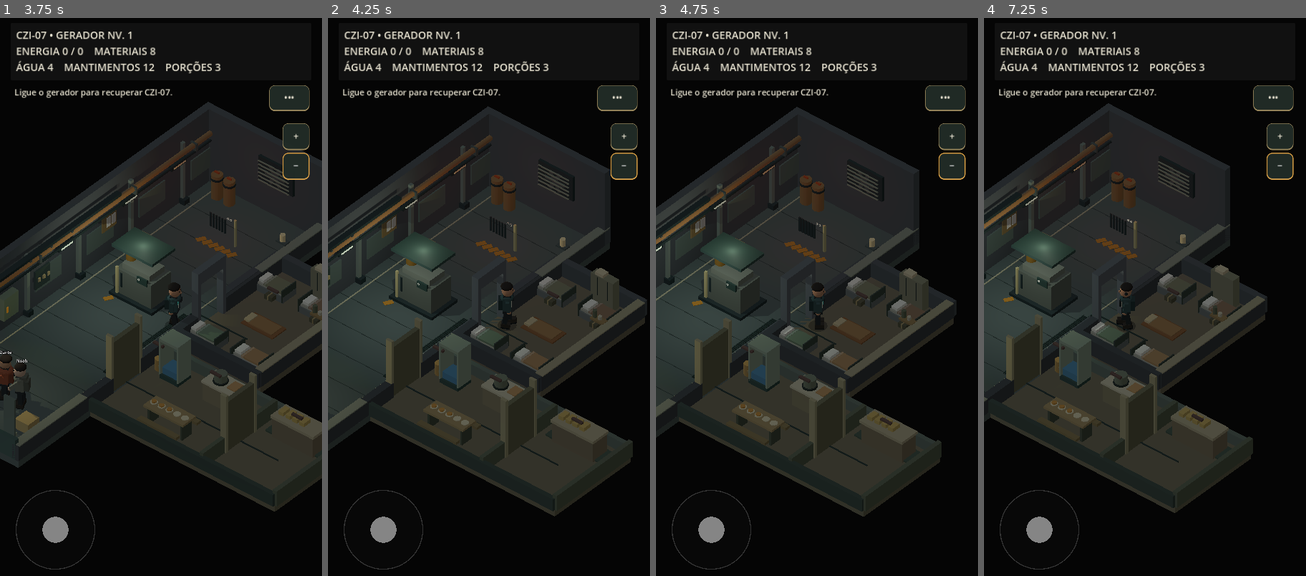
Above: before the commit, frames 1-4 (left to right).
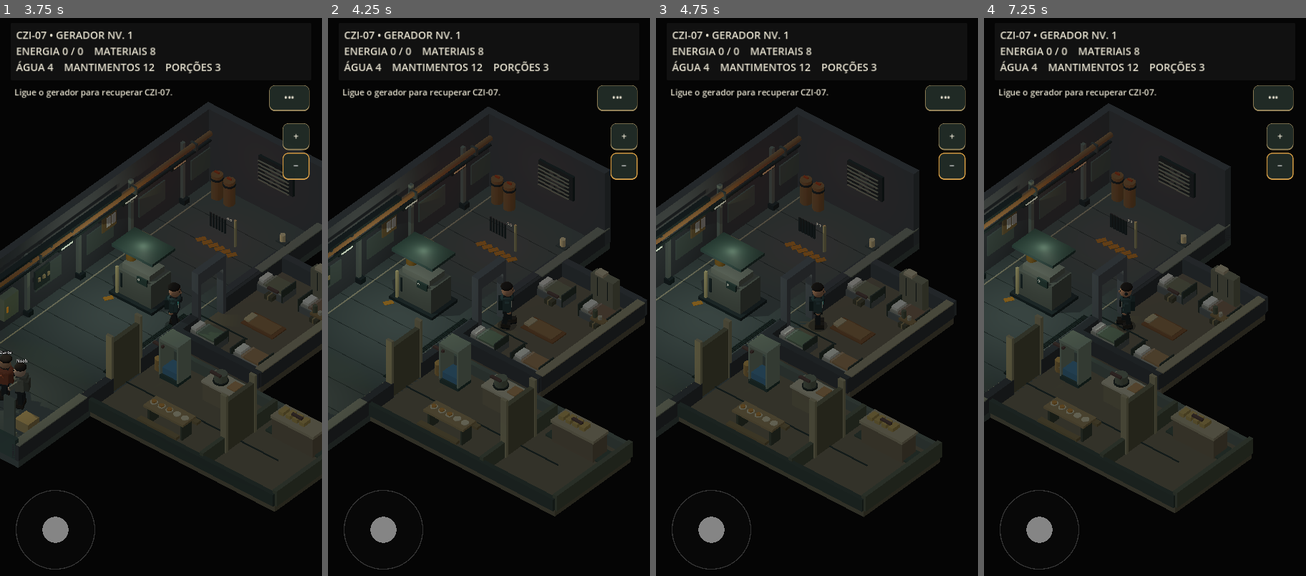
Above: after the commit, the same moments.

Repository: Surgaj/Protocol-Zero
Game: Godot game, scene res://scenes/base/base_entry.tscn
Same seed, same stepped clock (60 frames per second), same inputs: the game is played once before the commit and once after it.
Inputs (mouse positions are in pixels of both pictures, inside the frame that each line leads up to):
- Up to frame 1 (3.75 s): click "•••" at 0.5 s; click "SALVAR AGORA" at 1.25 s; click "+" at 2 s; click "−" at 2.75 s; move the mouse to (231, 269) at 3.52 s; hold D (move_right) from 3.53 s (still down); click (231, 269) at 3.67 s
- Up to frame 2 (4.25 s): keep holding D (move_right)
- Up to frame 3 (4.75 s): release D (move_right) at 4.25 s; drag from (752, 324) to (800, 414) at 4.27 s
- Up to frame 4 (7.25 s): move the mouse to (1177, 174) at 5.02 s; hold D (move_right) 5.03-5.75 s; drag from (1128, 414) to (1048, 213) at 5.77 s; move the mouse to (1241, 386) at 6.52 s; hold A (move_left) from 6.53 s (still down)

Frame 1 is identical in both runs. In frame 2, 0.3% of the frame differs, in the area x 0-99%, y 15-90%; in frame 3, 0.4%; in frame 4, 0.6%, in the area x 0-88%, y 15-89%.

Commit message:
fix: exclude moving player from navigation bake and preserve prologue handoff

Diff:
--- a/godot/scripts/base/base_controller.gd
+++ b/godot/scripts/base/base_controller.gd
@@ -70,7 +70,7 @@
 	refresh_world()
 	await get_tree().physics_frame
 	await get_tree().physics_frame
-	navigation.rebuild(get_world_3d())
+	navigation.rebuild(get_world_3d(), [player.get_rid()])
 	_restore_player()
 	for i: int in range(CoreState.IDS.size()):
 		var id: String = CoreState.IDS[i]
@@ -143,6 +143,13 @@
 		(label as Label3D).visible = false
 	# Close the old outer edge: all actors remain on the supported continuous floor.
 	_box("EntrySafetyGate", Vector3(5.7, 0.9, 0.2), Vector3(0, 0.45, 7.4), Color("485b54"), true)
+	for item_name: String in ["EntryLocker", "MaintenanceCabinet", "DormLocker"]:
+		var prop: MeshInstance3D = dressing.get_node_or_null(item_name) as MeshInstance3D
+		if prop != null and prop.mesh is BoxMesh:
+			_box(item_name + "Solid", (prop.mesh as BoxMesh).size, prop.position, Color.WHITE, true).get_child(0).set("visible", false)
+	_box("GeneratorFootprint", Vector3(2.1, 1.4, 1.5), Vector3(0, 0.7, -3.25), Color.WHITE, true).get_child(0).set("visible", false)
+	for z: float in [1.72, 2.94]:
+		_box("BenchSolid", Vector3(1.9, 0.45, 0.24), Vector3(6, 0.225, z), Color.WHITE, true).get_child(0).set("visible", false)
 	# Tank/shelf are visible solids, not walk-through decorations in the base simulation.
 	_box("TankCollider", Vector3(0.95, 1.7, 0.80), Vector3(4.15, 0.85, -0.2), Color("617b73"), true).get_child(0).set("visible", false)
 	for crate: MeshInstance3D in wing.get("food_crates"):
@@ -410,7 +417,7 @@
 func _rebuild_navigation() -> void:
 	await get_tree().physics_frame
 	await get_tree().physics_frame
-	navigation.rebuild(get_world_3d())
+	navigation.rebuild(get_world_3d(), [player.get_rid()])
 	for worker: Node in workers.values():
 		worker.call("reconsider")
 
@@ -500,7 +507,9 @@
 	for id: String in workers:
 		var p: Vector3 = (workers[id] as Node3D).position
 		state.saved_positions[id] = [p.x, p.y, p.z]
-	var ok: bool = Save.write(state.snapshot(), save_path) == OK
+	var data: Dictionary = state.snapshot()
+	data["story"] = {"sleep_assignment": GameState.bunker_sleep_assignment, "citizens": GameState.citizens.duplicate(true)}
+	var ok: bool = Save.write(data, save_path) == OK
 	if not ok:
 		message = "Não foi possível salvar neste navegador."
 	return ok
--- a/godot/scripts/base/base_entry.gd
+++ b/godot/scripts/base/base_entry.gd
@@ -8,6 +8,16 @@
 		var saved: Dictionary = load("res://scripts/base/base_save.gd").read_data()
 		if saved.is_empty() or not GameState.base_core.restore(saved):
 			GameState.base_core.initialize_resources()
+		elif saved.get("story") is Dictionary:
+			var story: Dictionary = saved.story
+			var sleeper: String = str(story.get("sleep_assignment", ""))
+			if sleeper in ["elias", "maya", "iris", "dante", "noah", ""]:
+				GameState.bunker_sleep_assignment = sleeper
+			if story.get("citizens") is Dictionary:
+				for id: String in ["elias", "maya", "iris", "dante", "noah"]:
+					var record = story.citizens.get(id)
+					if record is Dictionary and record.get("relations") is Dictionary and record.get("memories") is Array:
+						GameState.citizens[id] = record.duplicate(true)
 	for id: String in ["maya", "iris", "dante", "noah"]:
 		GameState.add_party_member(id)
 	var map: Node = load("res://scenes/vertical_slice/czi07_base.tscn").instantiate()
--- a/godot/scripts/base/base_save.gd
+++ b/godot/scripts/base/base_save.gd
@@ -17,5 +17,7 @@
 	var file := FileAccess.open(path, FileAccess.READ)
 	if file == null or file.get_length() > 262144:
 		return {}
-	var value = JSON.parse_string(file.get_as_text())
-	return value if value is Dictionary else {}
+	var parser := JSON.new()
+	if parser.parse(file.get_as_text()) != OK:
+		return {}
+	return parser.data if parser.data is Dictionary else {}
--- a/godot/scripts/base/bunker_navigation.gd
+++ b/godot/scripts/base/bunker_navigation.gd
@@ -4,7 +4,7 @@
 var grid: AStarGrid2D = AStarGrid2D.new()
 var world: World3D
 
-func rebuild(world_: World3D) -> void:
+func rebuild(world_: World3D, excluded: Array[RID] = []) -> void:
 	world = world_
 	grid.region = Rect2i(-8, -26, 39, 46)
 	grid.cell_size = Vector2(CELL, CELL)
@@ -16,6 +16,7 @@
 	var query := PhysicsShapeQueryParameters3D.new()
 	query.shape = capsule
 	query.collision_mask = 1
+	query.exclude = excluded
 	for x: int in range(grid.region.position.x, grid.region.end.x):
 		for z: int in range(grid.region.position.y, grid.region.end.y):
 			var p := Vector3(x * CELL, 0.93, z * CELL)
--- a/godot/scripts/vertical_slice/czi07_day_controller.gd
+++ b/godot/scripts/vertical_slice/czi07_day_controller.gd
@@ -477,7 +477,23 @@
 		_show_game_over()
 
 func _survival_pressed() -> void:
-	use_survival_action(nearby_survival)
+	var enter_base: bool = nearby_survival == "rest" and GameState.day == 1 and GameState.cough_resolved
+	if not use_survival_action(nearby_survival) or not enter_base:
+		return
+	# After the preserved first day, continue in this same physical bunker.
+	for motion: Tween in motions:
+		if motion.is_valid():
+			motion.kill()
+	active = false
+	set_process(false)
+	GameState.base_mode = true
+	GameState.base_core = GameState.BaseCoreState.new(GameState.survival)
+	GameState.base_core.initialize_resources()
+	GameState.base_core.power.running = true
+	var core := Node3D.new()
+	core.name = "BaseCore"
+	core.set_script(load("res://scripts/base/base_controller.gd"))
+	bunker.add_child(core)
 
 func use_survival_action(source: String) -> bool:
 	if remaining_arrivals > 0 or source.is_empty() or GameState.survival.game_over:
--- a/godot/tests/base_smoke_test.gd
+++ b/godot/tests/base_smoke_test.gd
@@ -85,8 +85,10 @@
 	root.add_child(scene)
 	var controller: Node = scene.get_node("BaseCore")
 	controller.set("save_path", "user://base_integration_test.json")
-	for frame: int in range(20):
-		await process_frame
+	for frame: int in range(80):
+		if controller.get("initialized"):
+			break
+		await create_timer(0.05).timeout
 	check(controller.get("initialized"), "continuous map and base controller load")
 	var player: CharacterBody3D = scene.get("player") as CharacterBody3D
 	player.set_physics_process(false)
@@ -143,6 +145,18 @@
 		check(w is CharacterBody3D and w.get("collision_mask") == 1, "all survivors use physical collision")
 	scene.queue_free()
 	await process_frame
+	gs.set("survival", loaded.resources)
+	gs.set("base_core", loaded)
+	var reloaded_scene: Node = load("res://scenes/vertical_slice/czi07_base.tscn").instantiate()
+	root.add_child(reloaded_scene)
+	var reloaded_core: Node = reloaded_scene.get_node("BaseCore")
+	reloaded_core.set("save_path", "user://base_integration_test.json")
+	await create_timer(1.0).timeout
+	check(reloaded_core.get("initialized"), "saved base reconstructs into playable scene")
+	check(reloaded_scene.get_node("ServiceWing").get("gates")["services"].collision_layer == 0, "saved opened door remains physically open")
+	check(reloaded_core.get("workers")["iris"].get("station") == "water", "saved worker resumes assigned route")
+	reloaded_scene.queue_free()
+	await process_frame
 	gs.call("reset_new_game")
 	check(not gs.get("base_mode") and gs.get("base_core") == null, "prologue reset remains independent")
 	Engine.time_scale = 1
